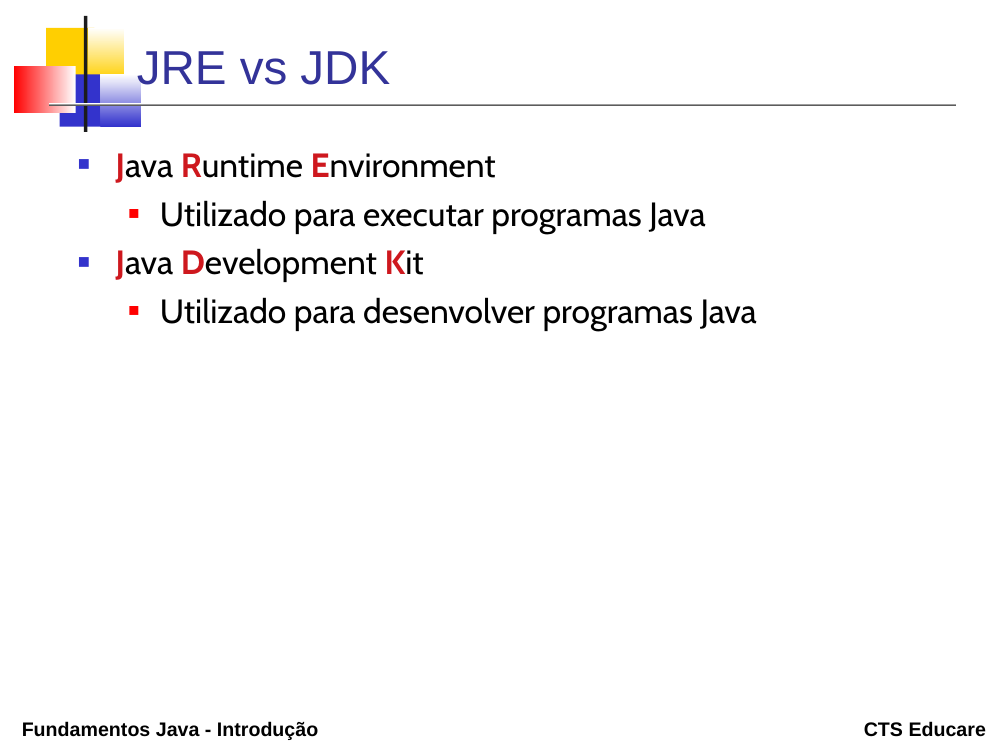
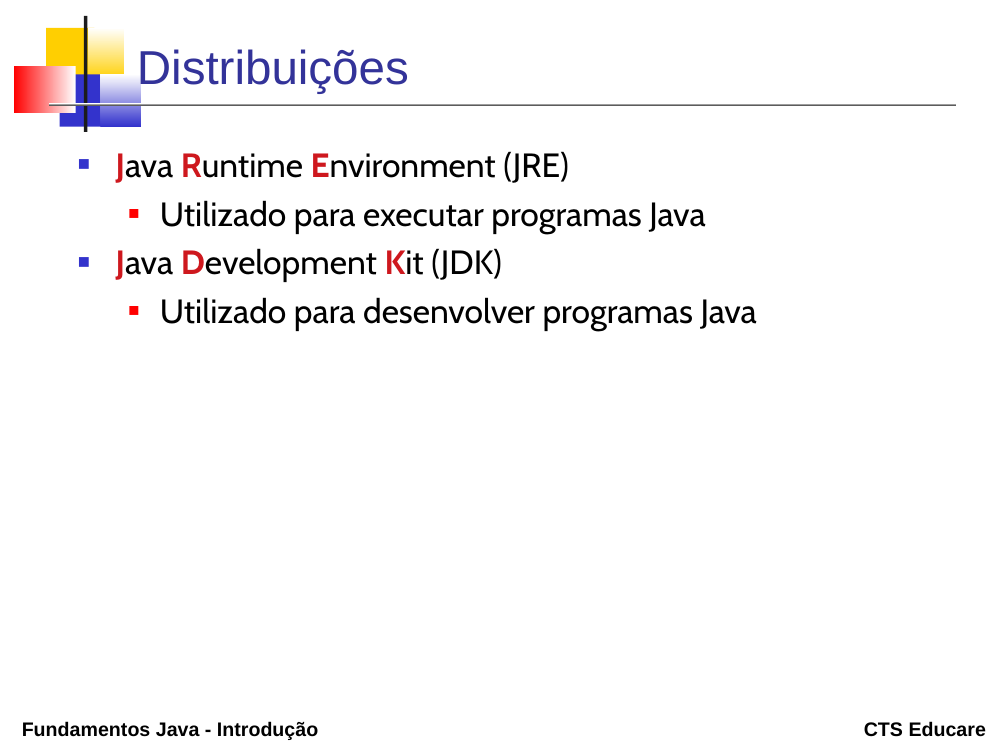
Before and after one commit to erosvitor/curso-java-fundamentos, a slide deck: slide 6 of topicos/01_introducao/Introducao.odp. Drawn at 1008x756 pixels with LibreOffice and Linux fonts; fonts in the diff are those of the drawing. Boxes give left, top, right and bottom in pixels: in the first picture for what was removed or moved away, otherwise in the second. Text is boxed around its words. In the diff, an @@ line names an element or a change of style, - is before the commit and + after.

```diff
--- a/topicos/01_introducao/Introducao.odp
+++ b/topicos/01_introducao/Introducao.odp
@@ title at [137, 49, 409, 93]: text changed @@
-JRE vs JDK
+Distribuições
@@ text at [116, 151, 569, 183]: text changed @@
-■ Java Runtime Environment
+■ Java Runtime Environment (JRE)
@@ text at [116, 248, 502, 282]: text changed @@
-■ Java Development Kit
+■ Java Development Kit (JDK)
```
Also in this commit, not shown: 6 other slides changed, 18 other files.
